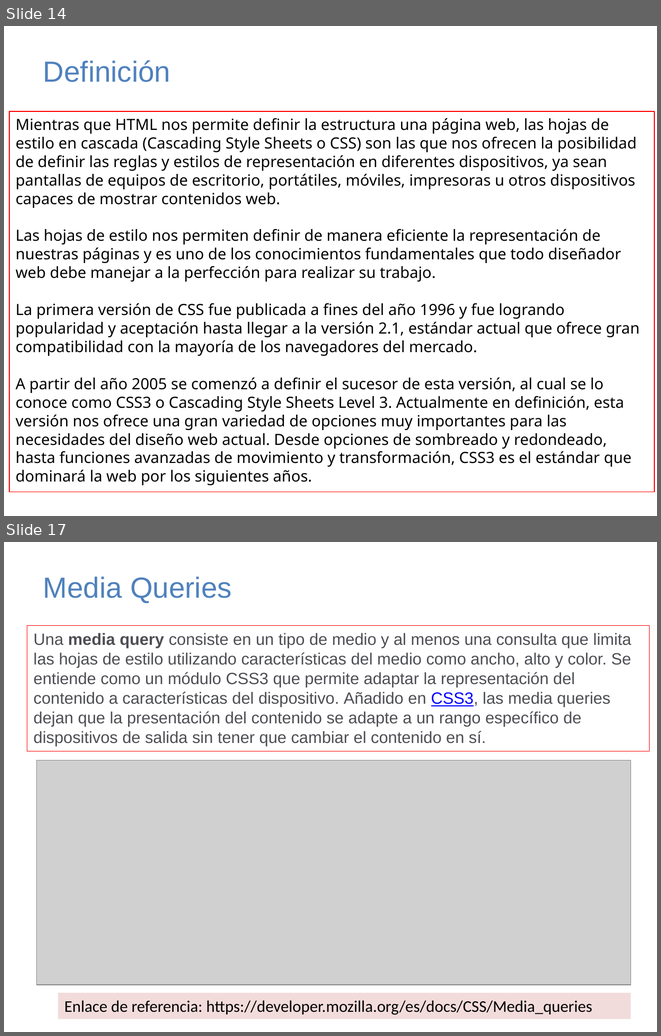
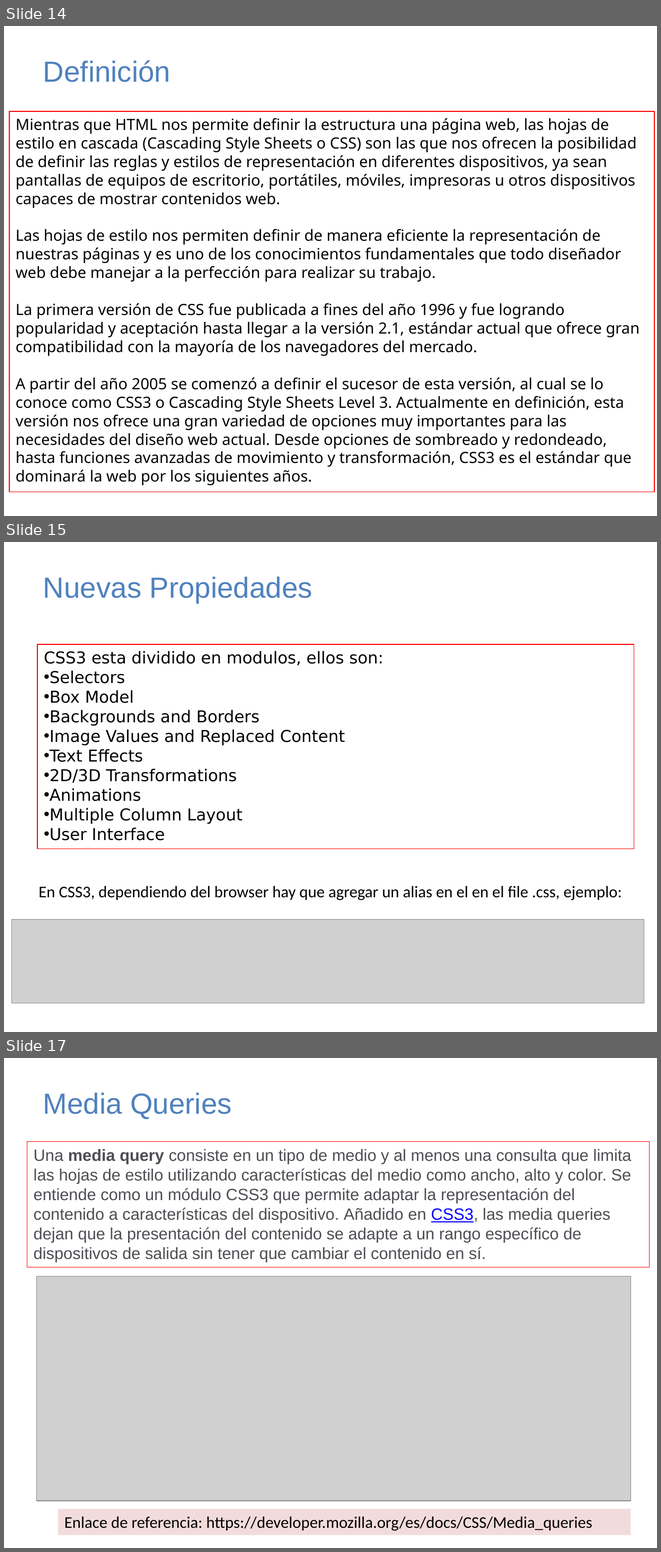
Before and after one commit to AlanNoboa/STKHtml5Css3, a slide deck: HTML 5 y CSS 3.pptx. Shown one above the other, each under a label of ours: slides 14 and 17 before the commit, slides 14, 15 and 17 after it; the slides between them are not shown. The pictures are 661x1036 and 661x1552 pixels, drawn with LibreOffice and Linux fonts; fonts in the diff are those of the drawing; grey boxes stand for pictures. Boxes give left, top, right and bottom in pixels: in the first picture for what was removed or moved away, otherwise in the second. Text is boxed around its words. In the diff, an @@ line names an element or a change of style, - is before the commit and + after.

Commit message:
PPT

```diff
--- a/HTML 5 y CSS 3.pptx
+++ b/HTML 5 y CSS 3.pptx
@@ slide 15 added at [4,542,657,1032], background #FFFFFF @@
@@ title added at [43,576,312,602], 32 pt, text #4F81BD @@
+Nuevas Propiedades
@@ rectangle added at [37,644,634,848], outline #FF0000 1 pt, 18 pt, text #000000 @@
+CSS3 esta dividido en modulos, ellos son:
+• Selectors
+• Box Model
+• Backgrounds and Borders
+• Image Values and Replaced Content
+• Text Effects
+• 2D/3D Transformations
+• Animations
+• Multiple Column Layout
+• User Interface
@@ text added at [38,885,622,900], 18 pt, text #000000 @@
+En CSS3, dependiendo del browser hay que agregar un alias en el en el file .css, ejemplo:
@@ picture added at [12,919,645,1003] @@
```
Also in this commit, not shown: 1 slide changed, 1 slide removed, 2 other files.
